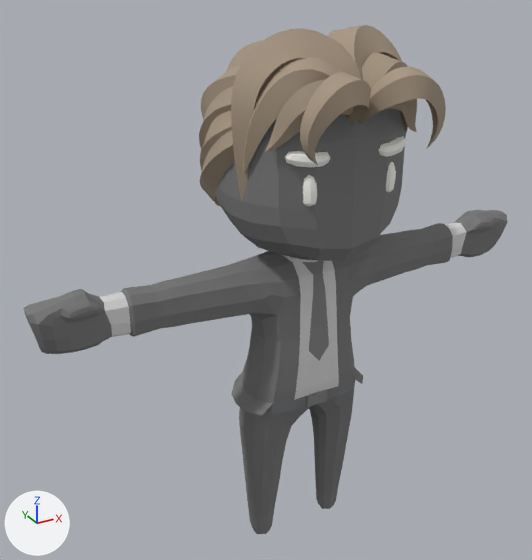
Two versions of the glTF model client/public/assets/characters/Suit_Male.glb, one commit apart.
One viewpoint serves both versions: a camera (50 mm lens) standing at (-0.552, -0.888, 0.928) and looking at (-0.045, 0.034, 0.467). The axes (+X, +Y, +Z) are drawn at lower left. The lights are the same throughout. The picture after the commit comes second. Where no turn or scale is listed for an object, it has been applied to the vertices. Vertices at exactly the same position are counted once.

Before the edit, the objects in view are built like this:
```python
me_mesh_0 = bpy.data.meshes.new('Mesh_0')
me_mesh_0.from_pydata(...)  # 3345 vertices, 6518 faces; spans x -0.414..0.414, y -0.184..0.155, z -0.005..0.845
me_mesh_0.materials.append(mat_material_0)
ob_body = bpy.data.objects.new('Body', me_mesh_0)
ob_body.location = (0.0, 0.0, 0.0)
```
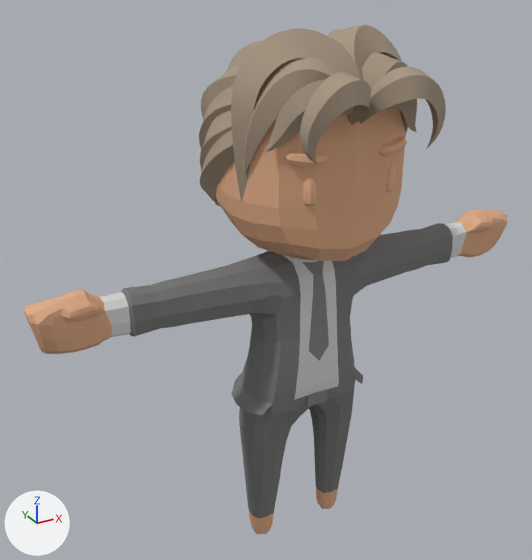
Where the change shows, as pixel boxes (x1, y1, x2, y2) in the pictures (532 x 560 px):
part 1 of me_mesh_0, recoloured
    both: (23, 109, 508, 534)
part 2 of me_mesh_0, recoloured (white to beige)
    both: (285, 136, 407, 207)

The edits, one by one:
me_mesh_0 has 3345 vertices, 6518 faces and spans x -0.414..0.414, y -0.184..0.155, z -0.005..0.845.
me_mesh_0 is used by ob_body; location (0.0, 0.0, 0.0).
me_mesh_0 part 1: 952 faces centred in x -0.413..0.413, y -0.124..0.124, z -0.003..0.792 are repainted in the vertex colours; the middle colour goes from grey #797979 to beige #e0ac86.
me_mesh_0 part 2: 320 faces centred in x -0.092..0.092, y -0.127..-0.1, z 0.632..0.704 are repainted in the vertex colours; the middle colour goes from white #fffff9 to beige #e8b28b.
